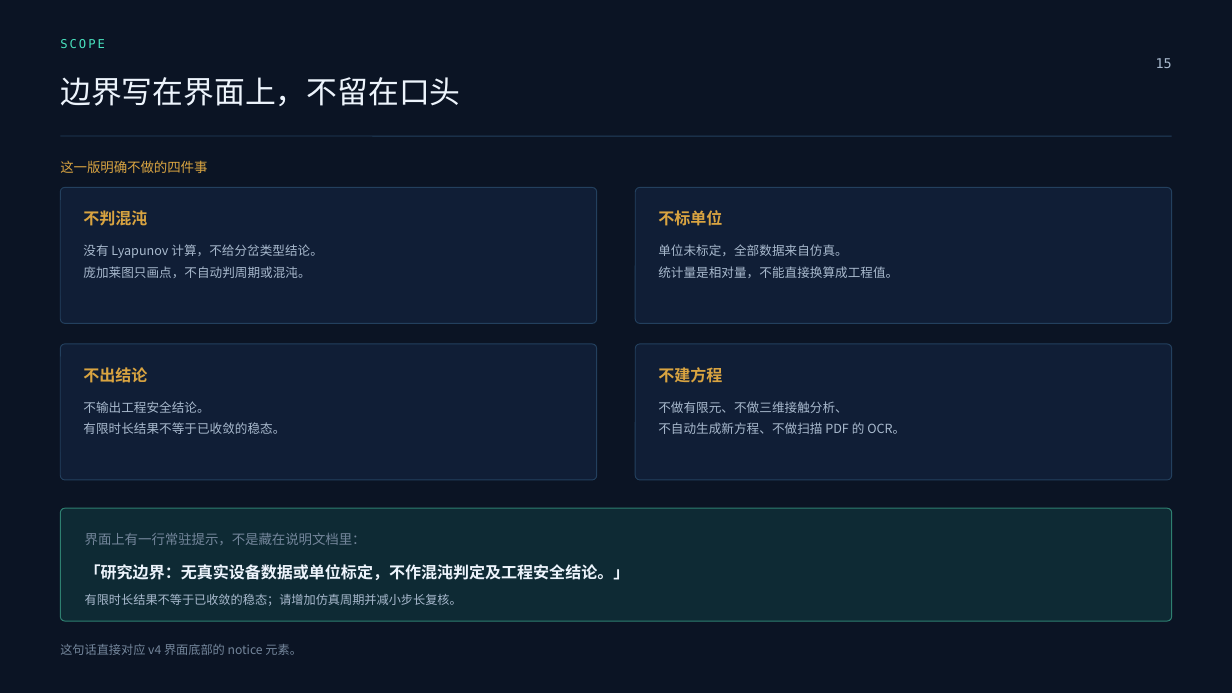
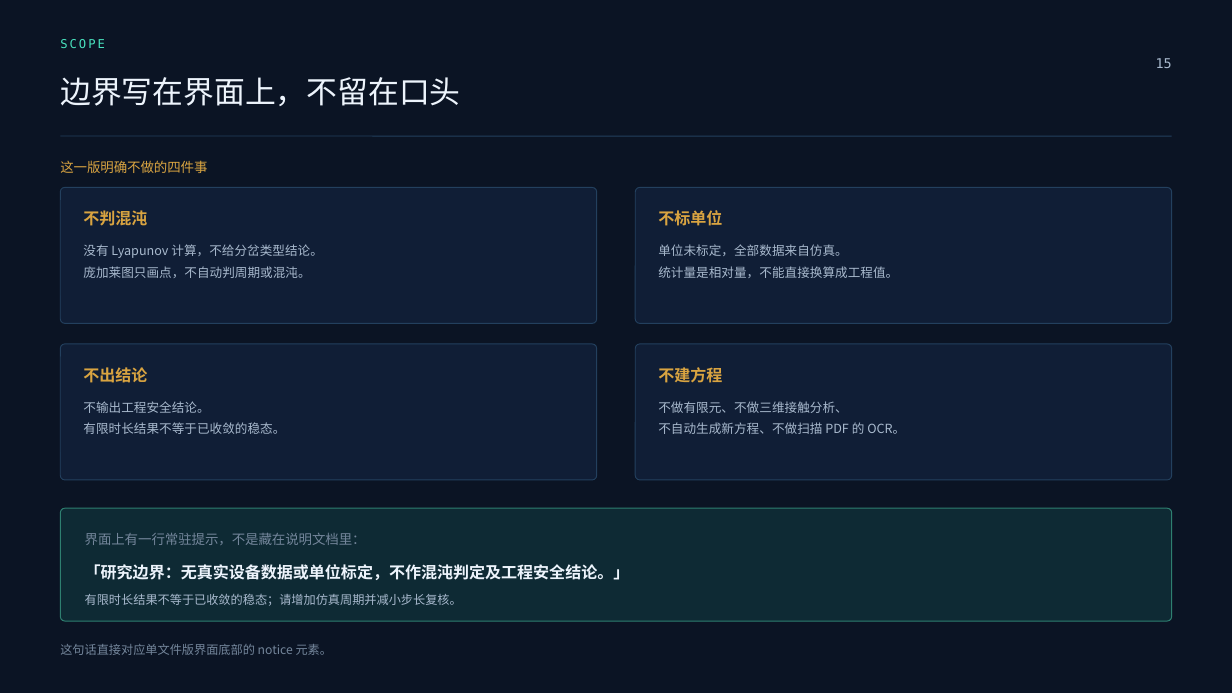
Before and after one commit to ahzszq/vibration-ai-assistant, a slide deck: slide 15 of 参赛材料/振动AI实验助手-汇报PPT-v3.pptx. Drawn at 1232x693 pixels with LibreOffice and Linux fonts; fonts in the diff are those of the drawing. Boxes give left, top, right and bottom in pixels: in the first picture for what was removed or moved away, otherwise in the second. Text is boxed around its words. In the diff, an @@ line names an element or a change of style, - is before the commit and + after.

Commit message:
单文件网页改名为 振动AI实验助手.html，同步所有文档与PPT引用

```diff
--- a/参赛材料/振动AI实验助手-汇报PPT-v3.pptx
+++ b/参赛材料/振动AI实验助手-汇报PPT-v3.pptx
@@ text at <box>60,644,332,655</box>: text changed @@
-这句话直接对应 v4 界面底部的 notice 元素。
+这句话直接对应单文件版界面底部的 notice 元素。
```
Also in this commit, not shown: 2 other slides changed, 10 other files.
